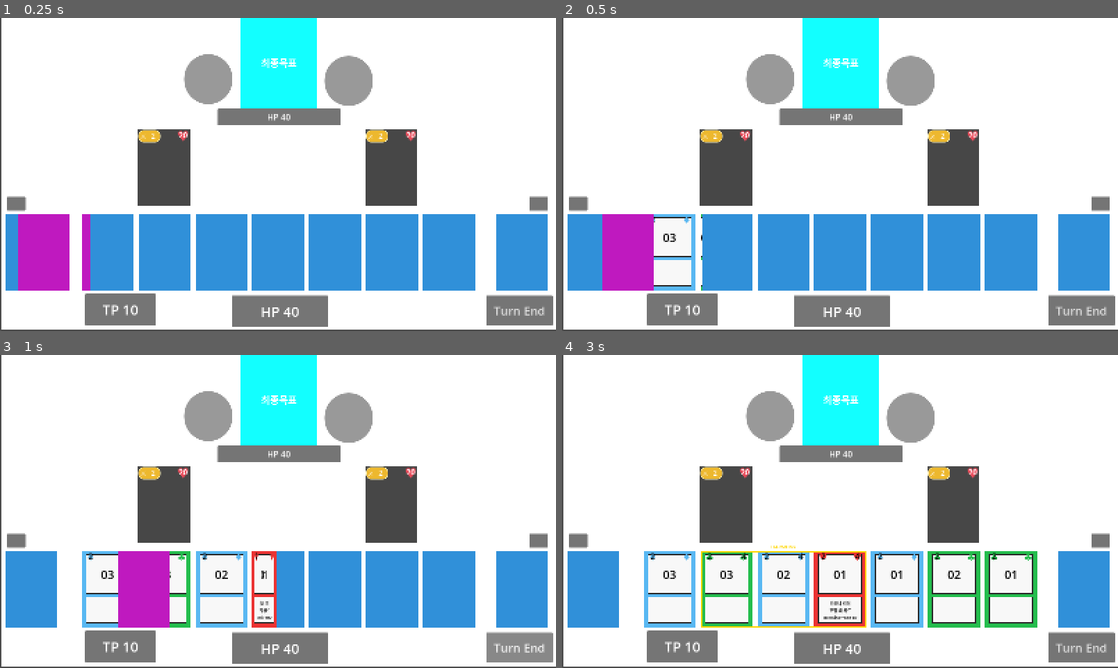
Above: before the commit, frames 1-4 (two rows, left to right).
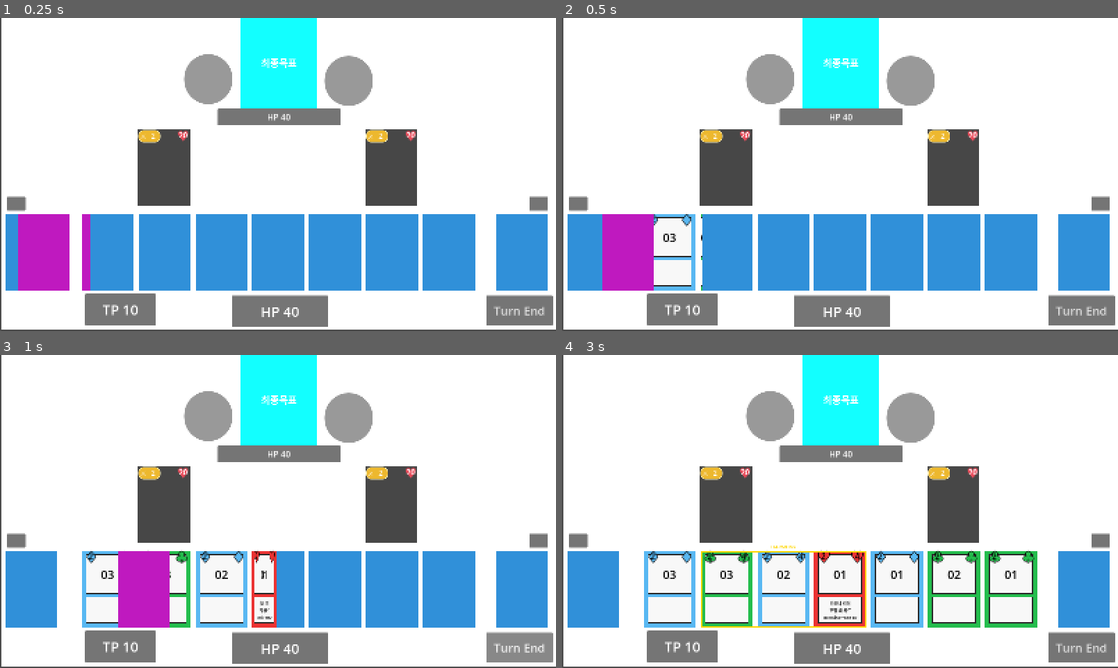
Above: after the commit, the same moments.

Repository: jeungwonkyo/card-battle-prototype
Game: Godot game, scene res://BattleScene.tscn
The game is run twice, just before and just after one commit, with the same random seed, the same clock (stepped at 60 frames per second) and the same inputs. The project has no main scene, so this scene is started directly.
Inputs (mouse positions are in pixels of both pictures, inside the frame that each line leads up to):
- Up to frame 1 (0.25 s): no input
- Up to frame 2 (0.5 s): no input
- Up to frame 3 (1 s): click "Turn End" at 0.5 s
- Up to frame 4 (3 s): click (578, 539) at 1.25 s; click (1101, 539) at 2 s; click "닫기" at 2.75 s

Frame 1 is identical in both runs. In frame 2, less than 0.1% of the frame differs, in the area x 16-24%, y 62-67%; in frame 3, 0.2%; in frame 4, 0.5%, in the area x 15-85%, y 62-67%.

Commit message:
심볼 색깔오류 해결

Diff:
--- a/TestCard.gd
+++ b/TestCard.gd
@@ -30,6 +30,7 @@
 var combo_drag_preview_outline: Panel = null
 var combo_drag_preview_label: Label = null
 var current_final_power_display: int = -1
+var card_symbol_font: SystemFont = null
 
 # 위쪽 드래그 시작 최소 거리
 const COMBO_DRAG_START_Y_DISTANCE: float = 18.0
@@ -884,14 +885,19 @@
 
 		var level_badge_symbol: Label = preview_card.get_node_or_null("PreviewLevelBadgeSymbol") as Label
 		if level_badge_symbol != null:
-			level_badge_symbol.text = source_card._get_card_symbol_text()
-			level_badge_symbol.add_theme_color_override("font_color", source_card._get_card_frame_color())
+			_apply_card_symbol_label(
+				level_badge_symbol,
+				source_card._get_card_symbol_text(),
+				source_card._get_card_symbol_color()
+	)
 
 		var power_badge_symbol: Label = preview_card.get_node_or_null("PreviewPowerBadgeSymbol") as Label
 		if power_badge_symbol != null:
-			power_badge_symbol.text = source_card._get_card_symbol_text()
-			power_badge_symbol.add_theme_color_override("font_color", source_card._get_card_frame_color())
-
+			_apply_card_symbol_label(
+				power_badge_symbol,
+				source_card._get_card_symbol_text(),
+				source_card._get_card_symbol_color()
+	)
 		var level_label: Label = preview_card.get_node_or_null("PreviewLevelLabel") as Label
 		if level_label != null:
 			level_label.text = source_card._get_current_level_text()
@@ -1341,12 +1347,12 @@
 		$CardTextPanel.size = Vector2(section_w, text_h)
 
 	if has_node("CardLevelBadgeSymbol"):
-		$CardLevelBadgeSymbol.position = Vector2(4, -2)
-		$CardLevelBadgeSymbol.size = Vector2(44, 34)
+		$CardLevelBadgeSymbol.position = Vector2(6, -12)
+		$CardLevelBadgeSymbol.size = Vector2(44, 44)
 
 	if has_node("CardPowerBadgeSymbol"):
-		$CardPowerBadgeSymbol.position = Vector2(size.x - 48, -2)
-		$CardPowerBadgeSymbol.size = Vector2(44, 34)
+		$CardPowerBadgeSymbol.position = Vector2(size.x - 48, -12)
+		$CardPowerBadgeSymbol.size = Vector2(44, 44)
 
 	if has_node("CardLevelLabel"):
 		$CardLevelLabel.position = Vector2(6, -1)
@@ -1368,10 +1374,39 @@
 		$CardSummaryLabel.position = text_panel.position + Vector2(8, 6)
 		$CardSummaryLabel.size = text_panel.size - Vector2(16, 12)
 
+func _get_card_symbol_font() -> SystemFont:
+	if card_symbol_font != null:
+		return card_symbol_font
+
+	card_symbol_font = SystemFont.new()
+	card_symbol_font.font_names = PackedStringArray([
+		"Segoe UI Symbol",
+		"Arial Unicode MS",
+		"Arial"
+	])
+	card_symbol_font.allow_system_fallback = false
+
+	return card_symbol_font
+
+func _apply_card_symbol_label(target_label: Label, symbol_text: String, symbol_color: Color) -> void:
+	if target_label == null:
+		return
+
+	target_label.horizontal_alignment = HORIZONTAL_ALIGNMENT_CENTER
+	target_label.vertical_alignment = VERTICAL_ALIGNMENT_TOP
+
+	target_label.add_theme_font_override("font", _get_card_symbol_font())
+	target_label.add_theme_font_size_override("font_size", 42)
+	target_label.add_theme_color_override("font_color", symbol_color)
+	target_label.add_theme_color_override("font_outline_color", Color(0.0, 0.0, 0.0, 1.0))
+	target_label.add_theme_constant_override("outline_size", 8)
+	target_label.text = symbol_text
+
 func _refresh_card_layout_visuals() -> void:
 	var frame_color: Color = _get_card_frame_color()
 	var fill_color: Color = _get_card_fill_color()
 	var symbol_color: Color = _get_card_symbol_color()
+	var symbol_text: String = _get_card_symbol_text()
 
 	if has_node("ColorRect"):
 		$ColorRect.color = frame_color
@@ -1386,12 +1421,10 @@
 		_apply_panel_style($CardTextPanel, CARD_SECTION_BG_COLOR, CARD_SECTION_BORDER_COLOR, CARD_SECTION_BORDER_WIDTH)
 
 	if has_node("CardLevelBadgeSymbol"):
-		$CardLevelBadgeSymbol.text = _get_card_symbol_text()
-		$CardLevelBadgeSymbol.add_theme_color_override("font_color", symbol_color)
+		_apply_card_symbol_label($CardLevelBadgeSymbol, symbol_text, symbol_color)
 
 	if has_node("CardPowerBadgeSymbol"):
-		$CardPowerBadgeSymbol.text = _get_card_symbol_text()
-		$CardPowerBadgeSymbol.add_theme_color_override("font_color", symbol_color)
+		_apply_card_symbol_label($CardPowerBadgeSymbol, symbol_text, symbol_color)
 
 func _apply_panel_style(panel: Panel, bg_color: Color, border_color: Color, border_width: int) -> void:
 	if panel == null:
@@ -1573,9 +1606,9 @@
 		"heart":
 			return Color(0.92, 0.20, 0.20, 1.0)
 		"diamond":
-			return Color(0.35, 0.72, 0.95, 1.0)
+			return Color(0.35, 0.72, 0.95, 1.0) # 다이아 / 보석 느낌 하늘색-청록 사이
 		"spade":
-			return Color(0.08, 0.08, 0.08, 1.0)
+			return Color(0.66, 0.66, 0.66, 1.0)
 		"clover":
 			return Color(0.14, 0.74, 0.30, 1.0)
 		_:
@@ -1584,13 +1617,13 @@
 func _get_card_symbol_text() -> String:
 	match _get_card_suit():
 		"heart":
-			return "♥"
+			return "♥︎"
 		"diamond":
-			return "♦"
+			return "♦︎"
 		"spade":
-			return "♠"
+			return "♠︎"
 		"clover":
-			return "♣"
+			return "♣︎"
 		_:
 			return ""
 
--- a/test_card.tscn
+++ b/test_card.tscn
@@ -8,8 +8,6 @@
 offset_right = 40.0
 offset_bottom = 40.0
 script = ExtResource("1_67miw")
-card_name = null
-card_side = null
 
 [node name="ColorRect" type="ColorRect" parent="." unique_id=1627050155]
 layout_mode = 0
